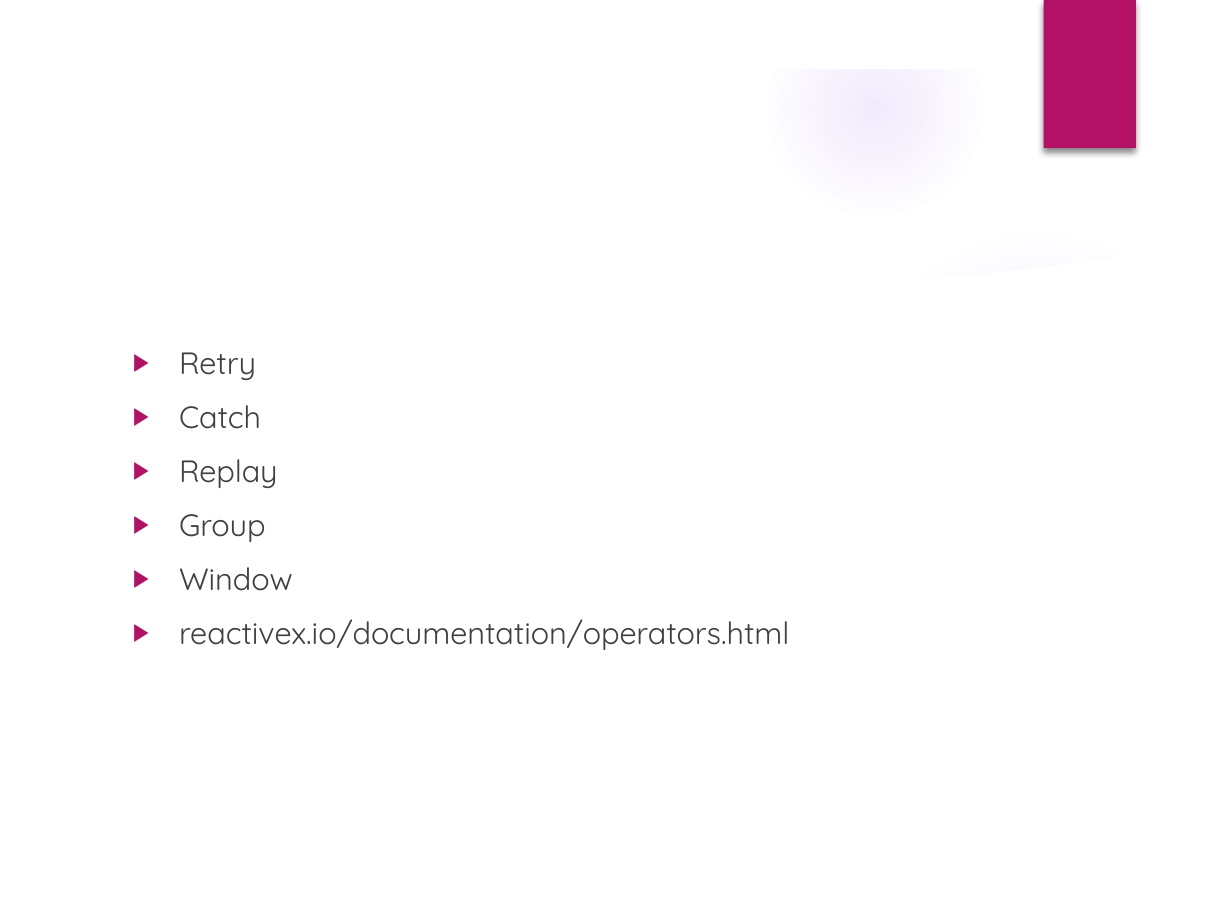
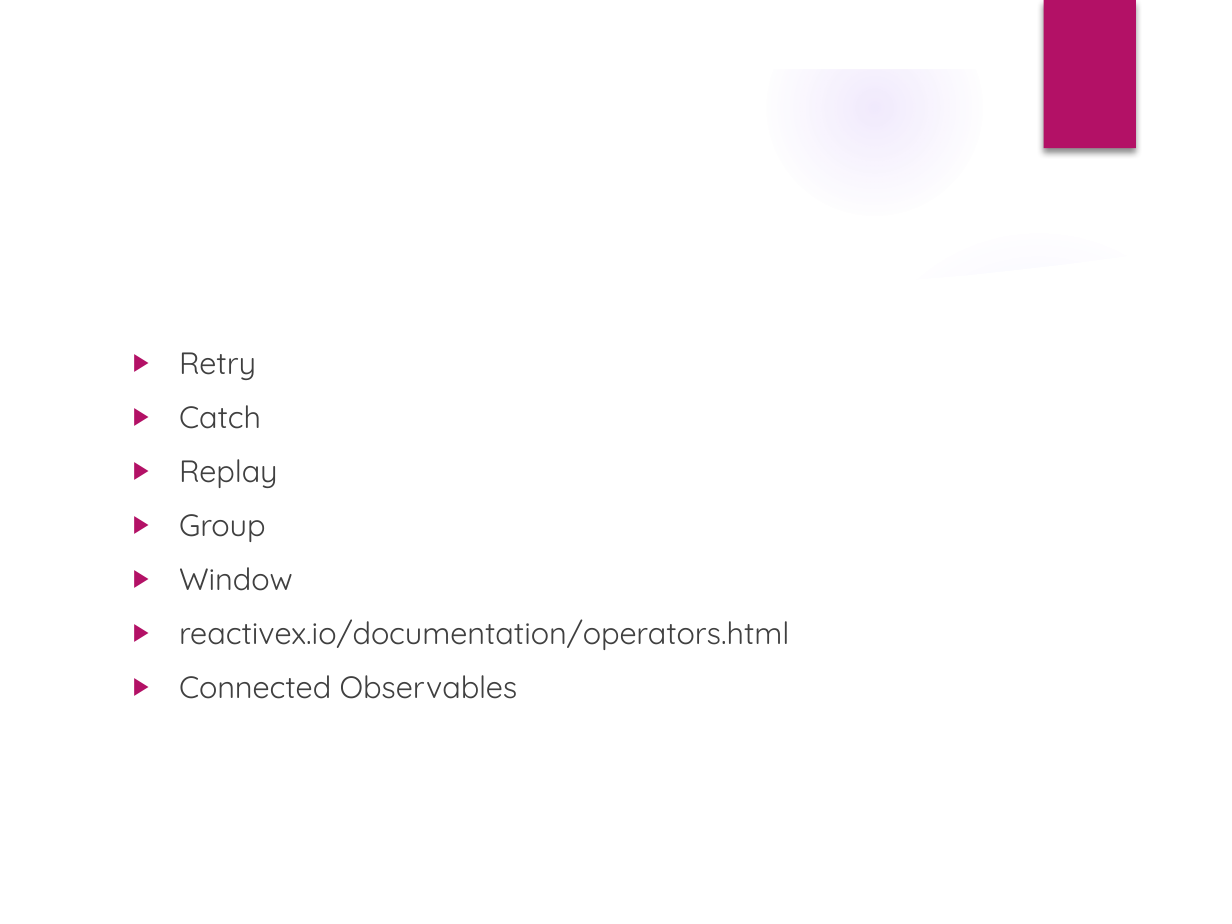
Before and after one commit to PureWeen/DevDays_20171116, a slide deck: slide 15 of DenverDevDays20171116.pptx (slide 22 before the commit). Drawn at 1232x924 pixels with LibreOffice and Linux fonts; fonts in the diff are those of the drawing; background and template pictures are left out. Boxes give left, top, right and bottom in pixels: in the first picture for what was removed or moved away, otherwise in the second. Text is boxed around its words. In the diff, an @@ line names an element or a change of style, - is before the commit and + after.

```diff
--- a/DenverDevDays20171116.pptx
+++ b/DenverDevDays20171116.pptx
@@ text at box(179, 675, 518, 699): paragraph added @@
+▶ Connected Observables
```
Also in this commit, not shown: 9 other slides changed, 3 slides added, 10 slides removed, 3 other files.
